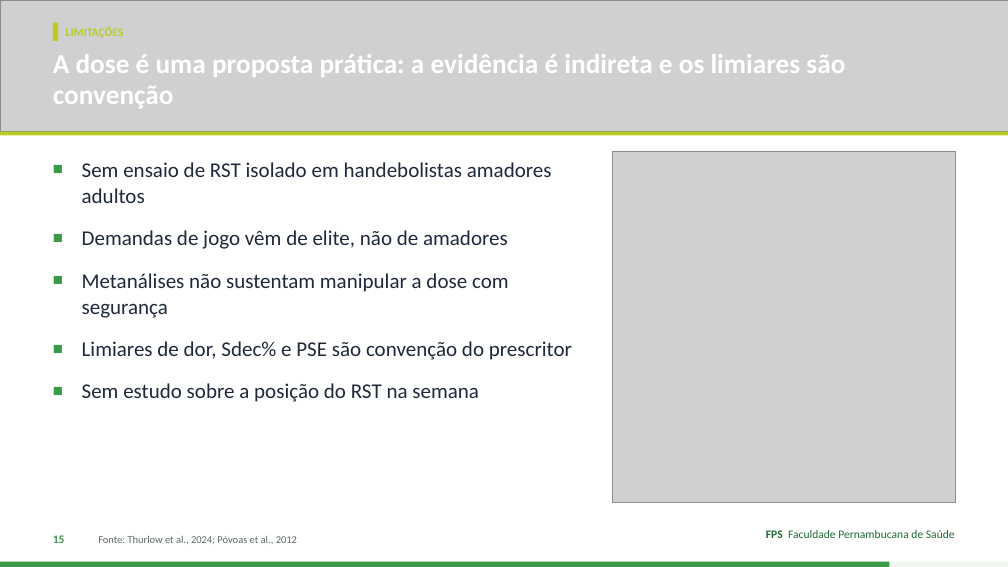
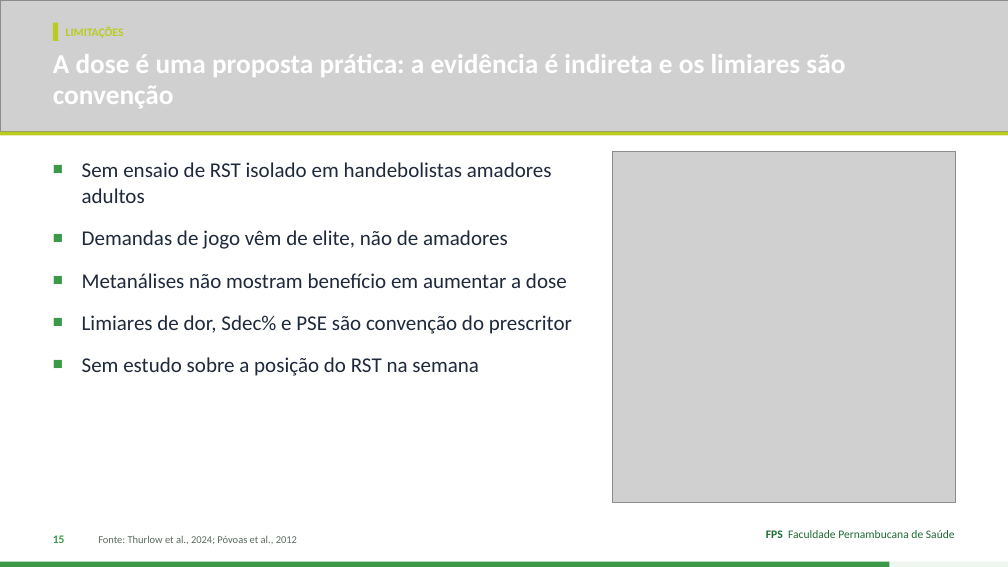
Before and after one commit to Institutomoraisandrade/CRM, a slide deck: slide 15 of trabalho-fps/trabalhos/2026-11-11-handebol-rsa/apresentacao.pptx. Drawn at 1008x567 pixels with LibreOffice and Linux fonts; fonts in the diff are those of the drawing; grey boxes stand for pictures. Boxes give left, top, right and bottom in pixels: in the first picture for what was removed or moved away, otherwise in the second. Text is boxed around its words. In the diff, an @@ line names an element or a change of style, - is before the commit and + after.

```diff
--- a/trabalho-fps/trabalhos/2026-11-11-handebol-rsa/apresentacao.pptx
+++ b/trabalho-fps/trabalhos/2026-11-11-handebol-rsa/apresentacao.pptx
@@ text at box(82, 273, 567, 288): text changed @@
-■ Metanálises não sustentam manipular a dose com segurança
+■ Metanálises não mostram benefício em aumentar a dose
```
Also in this commit, not shown: 10 other slides changed, 2 other files.
